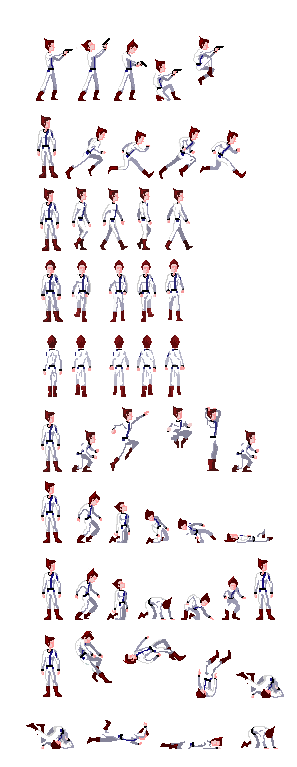
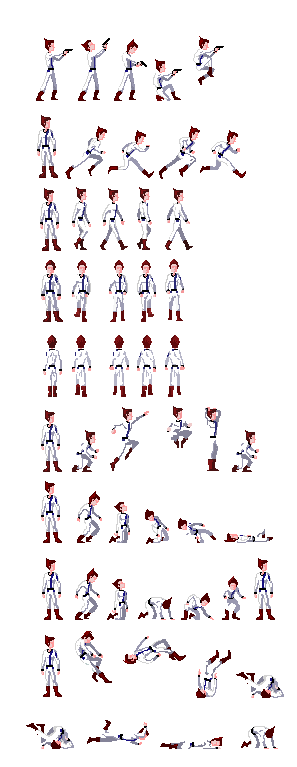
Two versions of the same layered image (297x767). Layer-by-layer changes:
painted on "merged" over bbox(40, 38, 271, 697)
